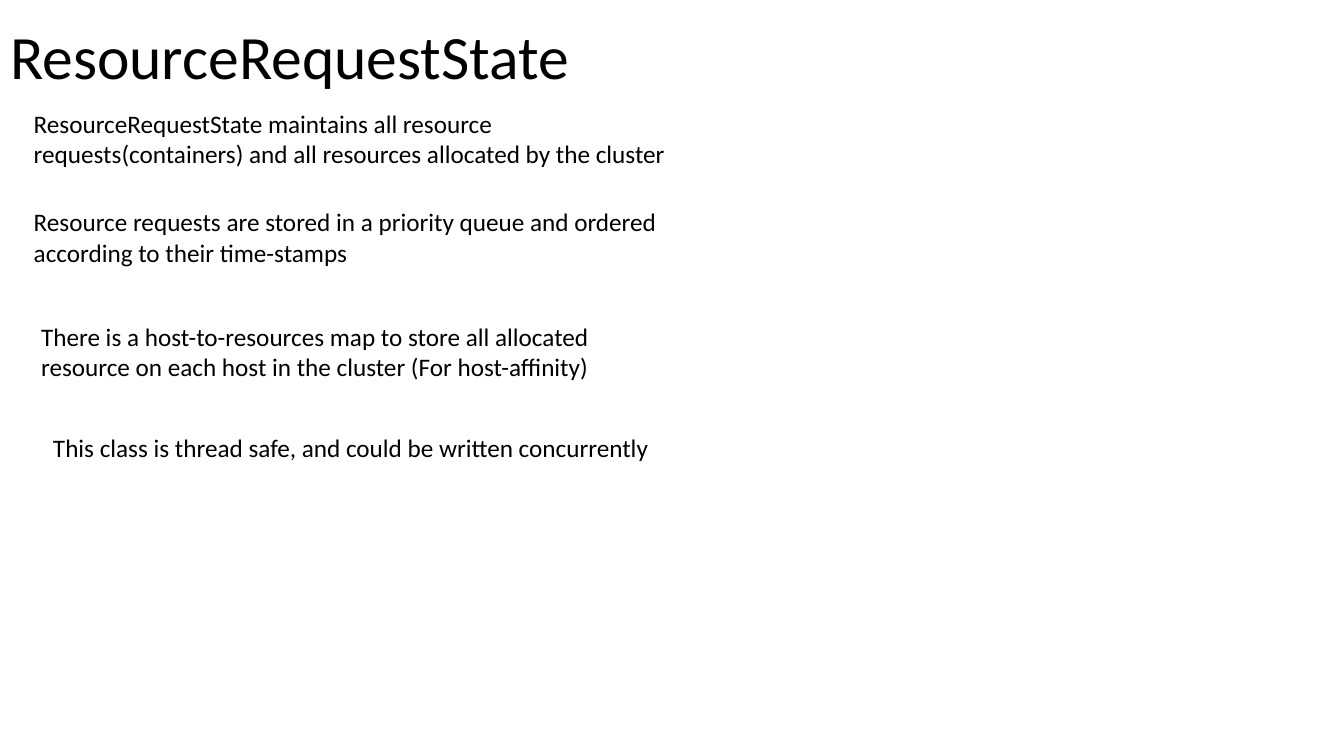
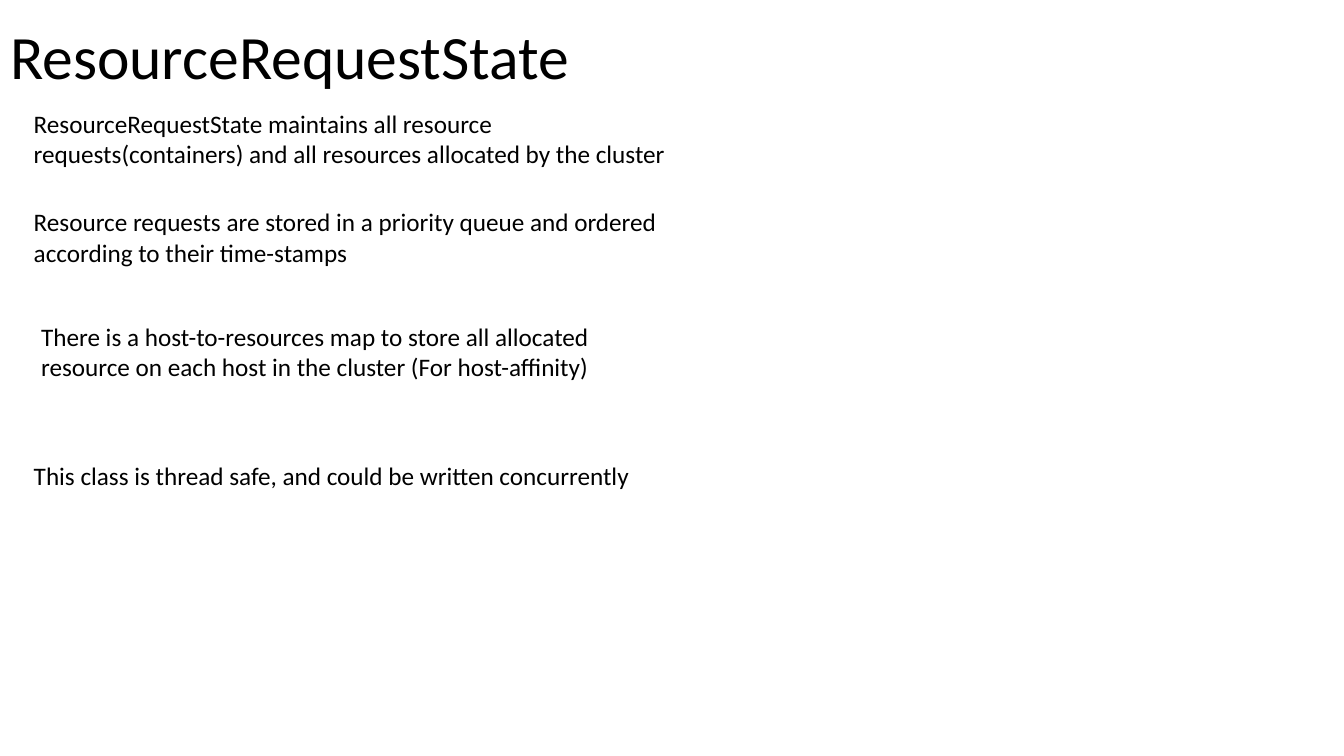
Before and after one commit to Swrrt/Samza-Documents, a slide deck: slide 82 of Documentation/SamzaStructure.pptx. Drawn at 1344x756 pixels with LibreOffice and Linux fonts; fonts in the diff are those of the drawing. Boxes give left, top, right and bottom in pixels: in the first picture for what was removed or moved away, otherwise in the second. Text is boxed around its words. In the diff, an @@ line names an element or a change of style, - is before the commit and + after.

```diff
--- a/Documentation/SamzaStructure.pptx
+++ b/Documentation/SamzaStructure.pptx
@@ text "This class is thread safe, ...": place and size @@
-text "This class is thread safe, ..." at box(53, 439, 648, 461)
+text "This class is thread safe, ..." at box(34, 467, 628, 489)
```
Also in this commit, not shown: 1 other file.
